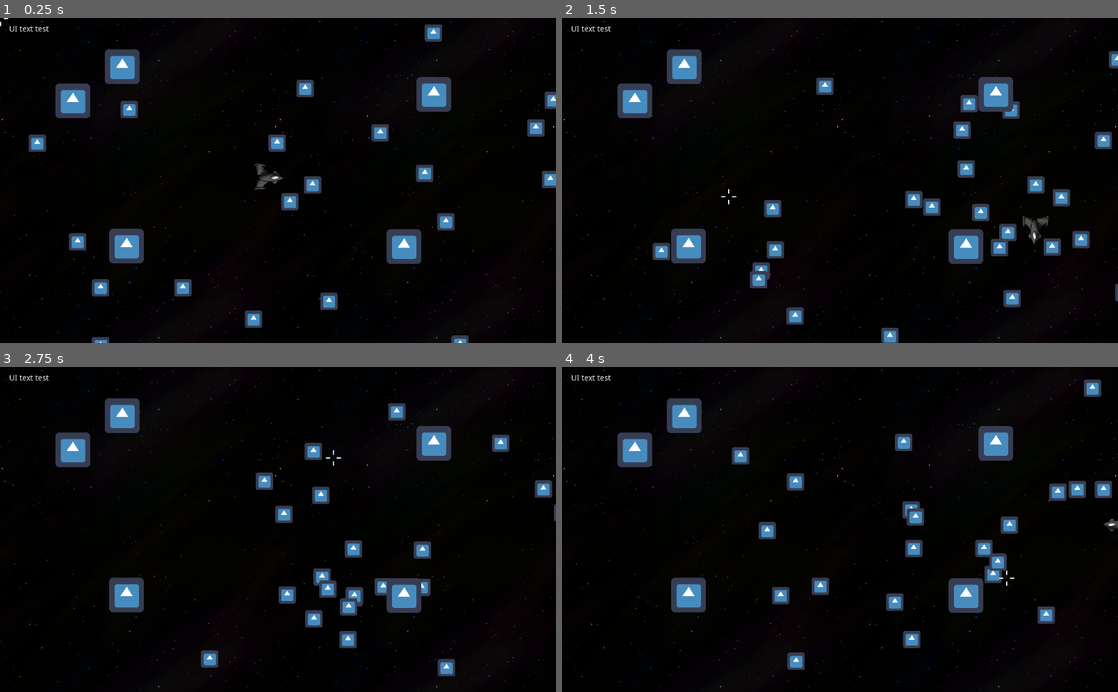
Above: before the commit, frames 1-4 (two rows, left to right).
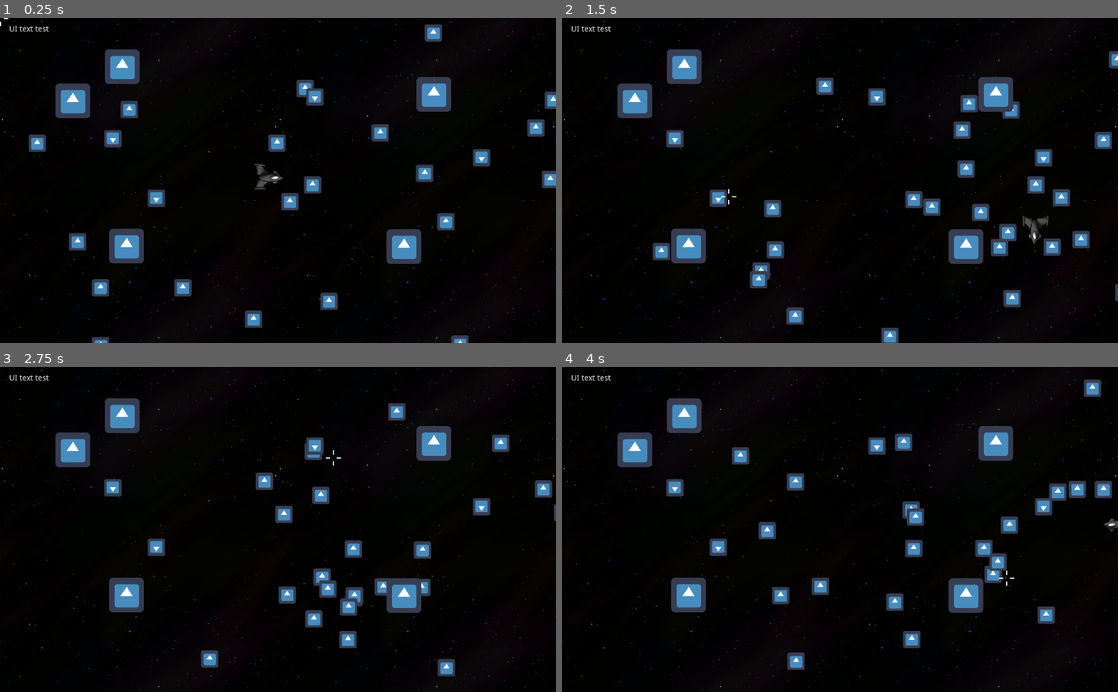
Above: after the commit, the same moments.

Repository: b-tod/Scalar
Game: Godot game, scene res://Scenes/Main.tscn
The game is run twice, just before and just after one commit, with the same random seed, the same clock (stepped at 60 frames per second) and the same inputs. The engine's default icon, where the game draws it, is replaced by a stand-in: a white triangle on a blue panel in a dark square.
Inputs (mouse positions are in pixels of both pictures, inside the frame that each line leads up to):
- Up to frame 1 (0.25 s): no input
- Up to frame 2 (1.5 s): move the mouse to (962, 164) at 0.52 s; hold Right (ui_right) 0.53-1.28 s; click (962, 164) at 0.67 s; move the mouse to (728, 196) at 1.27 s; hold Down (ui_down) from 1.28 s (still down)
- Up to frame 3 (2.75 s): move the mouse to (333, 458) at 2.02 s; release Down (ui_down) at 2.03 s; hold Right (ui_right) from 2.03 s (still down)
- Up to frame 4 (4 s): move the mouse to (812, 594) at 2.77 s; release Right (ui_right) at 2.78 s; hold Up (ui_up) 2.78-3.53 s; click (812, 594) at 2.92 s; move the mouse to (1006, 578) at 3.52 s; hold Left (ui_left) from 3.53 s (still down)

The runs differ from the first frame. In frame 1, 0.7% of the frame differs, in the area x 18-89%, y 21-59%; in frame 2, 0.7%; in frame 3, 0.7%; in frame 4, 0.7%.
Error in both runs: Attempt to call function 'add_child' in base 'null instance' on a null instance. (res://Scripts/Shooting.gd:26)

Commit message:
Added initial pickup mechanics

Diff:
--- a/Nodes/Enemy.tscn
+++ b/Nodes/Enemy.tscn
@@ -1,9 +1,11 @@
-[gd_scene load_steps=6 format=2]
+[gd_scene load_steps=8 format=2]
 
 [ext_resource path="res://icon.png" type="Texture" id=1]
 [ext_resource path="res://Scripts/Enemy.gd" type="Script" id=2]
 [ext_resource path="res://Scripts/HitableDie.gd" type="Script" id=3]
 [ext_resource path="res://Scripts/Collision.gd" type="Script" id=4]
+[ext_resource path="res://Scripts/Loot.gd" type="Script" id=5]
+[ext_resource path="res://Nodes/PickUp.tscn" type="PackedScene" id=6]
 
 [sub_resource type="CircleShape2D" id=1]
 radius = 17.0294
@@ -25,3 +27,7 @@
 [node name="Hitable" type="Node2D" parent="."]
 script = ExtResource( 3 )
 main_node_path = NodePath("..")
+
+[node name="Loot" type="Node2D" parent="."]
+script = ExtResource( 5 )
+loot_path = ExtResource( 6 )
--- /dev/null
+++ b/Nodes/PickUp.tscn
@@ -0,0 +1,23 @@
+[gd_scene load_steps=5 format=2]
+
+[ext_resource path="res://icon.png" type="Texture" id=1]
+[ext_resource path="res://Scripts/PickUp.gd" type="Script" id=2]
+[ext_resource path="res://Scripts/Collision.gd" type="Script" id=3]
+
+[sub_resource type="CircleShape2D" id=1]
+radius = 35.0143
+
+[node name="PickUp" type="Node2D"]
+scale = Vector2( 0.5, 0.5 )
+script = ExtResource( 2 )
+
+[node name="Sprite" type="Sprite" parent="."]
+rotation = 3.14159
+texture = ExtResource( 1 )
+
+[node name="Area2D" type="Area2D" parent="."]
+
+[node name="CollisionShape2D" type="CollisionShape2D" parent="Area2D"]
+shape = SubResource( 1 )
+script = ExtResource( 3 )
+main_node_path = NodePath("../..")
--- a/Nodes/Player.tscn
+++ b/Nodes/Player.tscn
@@ -8,9 +8,12 @@
 [ext_resource path="res://Scripts/Looking.gd" type="Script" id=6]
 [ext_resource path="res://Scripts/Hitable.gd" type="Script" id=7]
 [ext_resource path="res://Scripts/Collision.gd" type="Script" id=8]
+[ext_resource path="res://Scripts/Collecting.gd" type="Script" id=9]
 
 [sub_resource type="CircleShape2D" id=1]
 radius = 31.305
+
+[sub_resource type="CircleShape2D" id=2]
 
 [node name="Player" type="Node2D"]
 script = ExtResource( 2 )
@@ -40,3 +43,13 @@
 [node name="Hitable" type="Node2D" parent="."]
 script = ExtResource( 7 )
 main_node_path = NodePath("..")
+
+[node name="Collecting" type="Node2D" parent="."]
+script = ExtResource( 9 )
+
+[node name="Area2D" type="Area2D" parent="Collecting"]
+
+[node name="CollisionShape2D" type="CollisionShape2D" parent="Collecting/Area2D"]
+shape = SubResource( 2 )
+
+[connection signal="area_entered" from="Collecting/Area2D" to="Collecting" method="_on_Area2D_area_entered"]
--- a/Scenes/World.tscn
+++ b/Scenes/World.tscn
@@ -6,6 +6,7 @@
 [ext_resource path="res://Nodes/Enemy.tscn" type="PackedScene" id=4]
 [ext_resource path="res://Nodes/Asteroid.tscn" type="PackedScene" id=5]
 [ext_resource path="res://Scripts/World.gd" type="Script" id=6]
+[ext_resource path="res://Nodes/PickUp.tscn" type="PackedScene" id=7]
 
 [node name="World" type="Node2D"]
 script = ExtResource( 6 )
@@ -37,3 +38,15 @@
 
 [node name="Asteroid5" parent="." instance=ExtResource( 5 )]
 position = Vector2( 225, 90 )
+
+[node name="PickUp" parent="." instance=ExtResource( 7 )]
+position = Vector2( 580, 146 )
+
+[node name="PickUp2" parent="." instance=ExtResource( 7 )]
+position = Vector2( 288, 333 )
+
+[node name="PickUp3" parent="." instance=ExtResource( 7 )]
+position = Vector2( 208, 223 )
+
+[node name="PickUp4" parent="." instance=ExtResource( 7 )]
+position = Vector2( 887, 258 )
--- /dev/null
+++ b/Scripts/Collecting.gd
@@ -0,0 +1,26 @@
+extends Node2D
+
+onready var player = $".."
+
+# Called when the node enters the scene tree for the first time.
+func _ready():
+	pass # Replace with function body.
+
+
+# Called every frame. 'delta' is the elapsed time since the previous frame.
+#func _process(delta):
+#	pass
+
+
+func _on_Area2D_area_entered(area):
+	var shape = area.get_child(0)
+	if shape.has_method("get_main_node"):
+		var main_node = shape.get_main_node()
+		if main_node != null and main_node is PickUp:
+			_collect(main_node)
+			main_node.queue_free()
+
+
+func _collect(pickup):
+	player.scrap += pickup.value
+	print(player.scrap)
--- /dev/null
+++ b/Scripts/Loot.gd
@@ -0,0 +1,15 @@
+extends Node2D
+
+export (Resource) var loot_path
+
+# Called when the node enters the scene tree for the first time.
+func _ready():
+	pass # Replace with function body.
+
+# Called every frame. 'delta' is the elapsed time since the previous frame.
+#func _process(delta):
+#	pass
+
+func _notification(what):
+	if (what == NOTIFICATION_PREDELETE):
+		print("TODO: There should be loot...")
--- /dev/null
+++ b/Scripts/PickUp.gd
@@ -0,0 +1,13 @@
+extends Node2D
+class_name PickUp
+
+export var value = 10
+
+# Called when the node enters the scene tree for the first time.
+func _ready():
+	pass # Replace with function body.
+
+
+# Called every frame. 'delta' is the elapsed time since the previous frame.
+#func _process(delta):
+#	pass
--- a/Scripts/Player.gd
+++ b/Scripts/Player.gd
@@ -2,6 +2,8 @@
 
 export var speed = 500
 export var shoot_speed = 8 # per second
+
+var scrap = 0
 
 func _ready():
 	pass
--- a/project.godot
+++ b/project.godot
@@ -13,9 +13,15 @@
 "class": "Hitable",
 "language": "GDScript",
 "path": "res://Scripts/Hitable.gd"
+}, {
+"base": "Node2D",
+"class": "PickUp",
+"language": "GDScript",
+"path": "res://Scripts/PickUp.gd"
 } ]
 _global_script_class_icons={
-"Hitable": ""
+"Hitable": "",
+"PickUp": ""
 }
 
 [application]
Not shown: 1 places in Nodes/Player.tscn that only renumber resources
Not shown: 1 places in Scenes/World.tscn that only renumber resources
